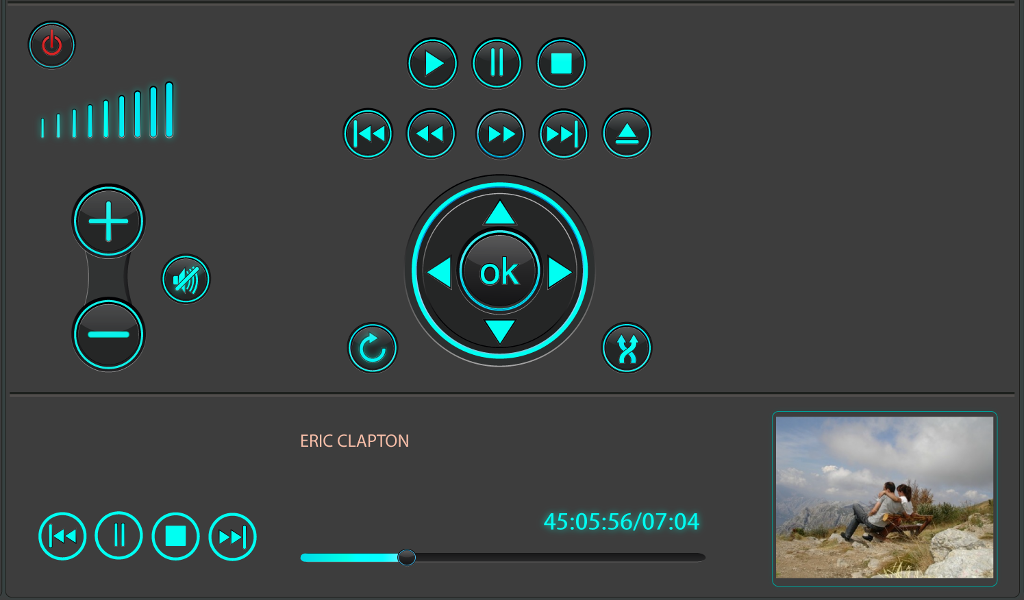
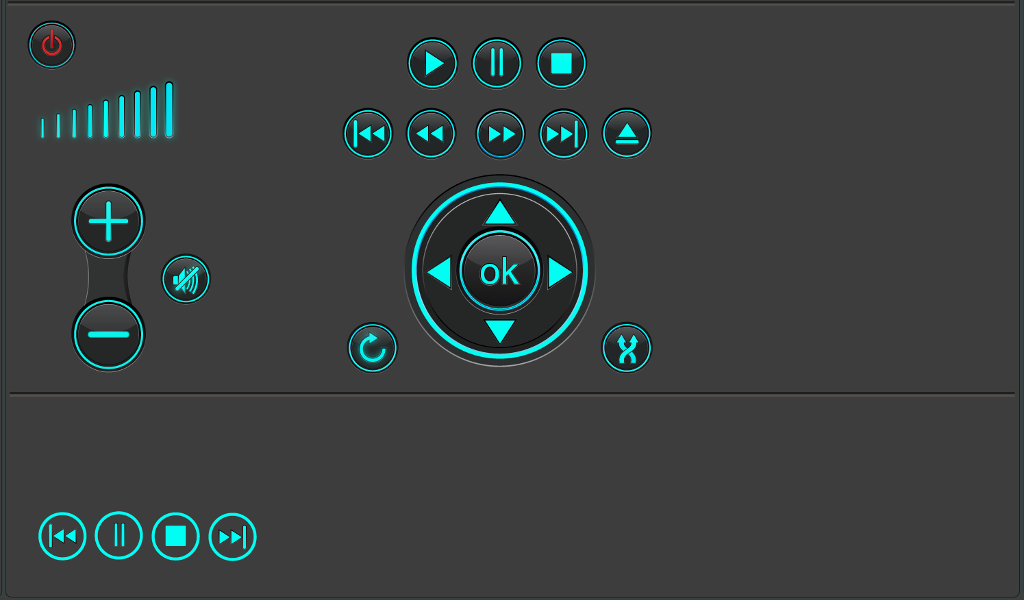
Before/after of a 1024x600 layered artwork. What changed in the layer stack:
painted on "Вставленный слой" over [299, 409, 1000, 589]
